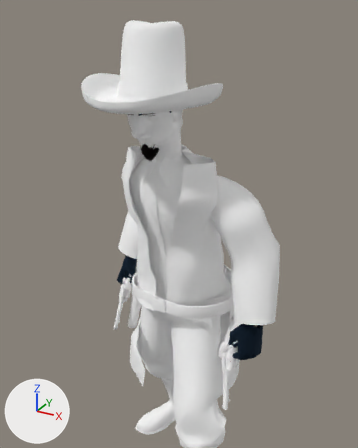
Two versions of the glTF model public/experiments/out-west/3d/native-v2/baked/outlaw-16.pair.glb, one commit apart.
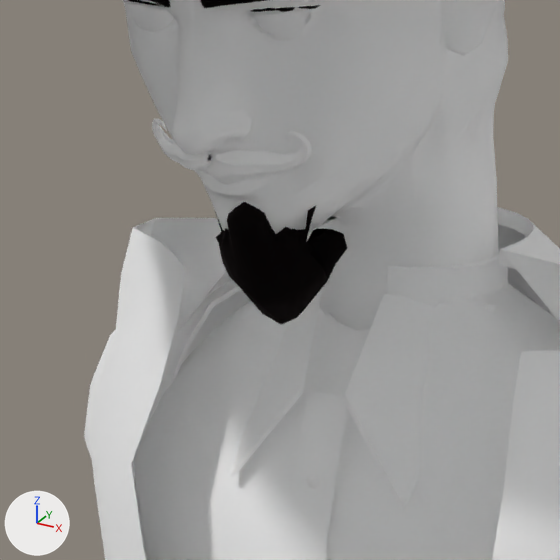
Old and new are each drawn from a camera (50 mm lens) standing at (0.855, -1.488, 2.102) and looking at (0.035, 0.004, 1.357) and again close up on the part from 31% to 53% of the width and 26% to 44% of the height. Lighting does not change. The marker at lower left points along +X, +Y and +Z. The older version's two pictures come first. Where no turn or scale is listed for an object, it has been applied to the vertices. Vertices at exactly the same position are counted once.

In view in the first close-up: 'native.skin-part.86.1', 'native.skin-part.86.2', 'native.skin-part.86.3'.
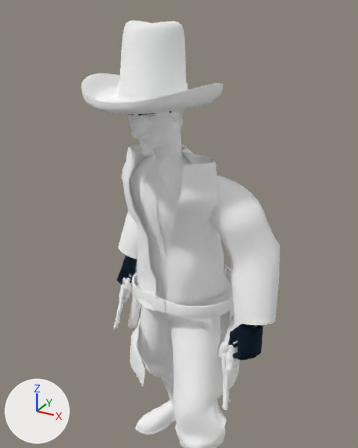
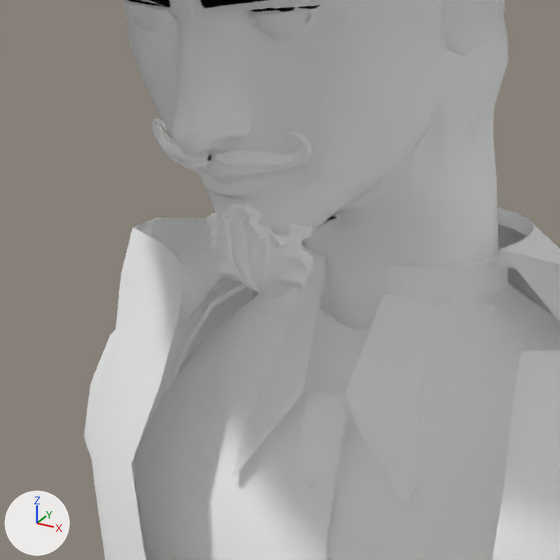
What differs and where, as boxes (x1, y1, x2, y2) in the close-ups (560 x 560 px):
'native.skin-part.86.1', reshaped (214% taller): before (152, 119, 312, 175); after (152, 119, 314, 297)
part 1 of me_skin_part_1, added: after (206, 202, 314, 297)
part 2 of me_skin_part_1, added: after (222, 215, 271, 296)
part 3 of me_skin_part_2, deleted: before (215, 202, 347, 325)

What the commit changed:
me_skin_part_1 is used by ob_native_skin_part_86_1; location (0.0, 0.0, 0.0039).
me_skin_part_1 had 1939 vertices, 3862 faces and spanned x -0.0748..0.0165, y -0.148..-0.1225, z 1.6969..1.7211.
me_skin_part_1 now has 8874 vertices, 17729 faces and spans x -0.0748..0.0165, y -0.148..-0.0968, z 1.6289..1.7211.
me_skin_part_1 part 1: a new loose piece of 6038 vertices spanning x -0.0557..0.0024, y -0.1295..-0.0968, z 1.6289..1.6802, in mat_handlebar_hair.
me_skin_part_1 part 2: a new loose piece of 881 vertices spanning x -0.0396..-0.013, y -0.1304..-0.1116, z 1.6311..1.6746, in mat_handlebar_hair.
Other edits to the shape of me_skin_part_1 do not show in these pictures.
me_skin_part_2 is used by ob_native_skin_part_86_2; location (0.0, 0.0, 0.0039).
me_skin_part_2 had 3726 vertices, 7167 faces and spanned x -0.349..0.398, y -0.169..0.23, z 0.886..1.948.
me_skin_part_2 now has 3636 vertices, 7031 faces and spans x -0.349..0.398, y -0.169..0.23, z 0.886..1.948.
me_skin_part_2 part 3: the loose piece of 90 vertices spanning x -0.053..0.007, y -0.133..-0.07, z 1.614..1.681 is deleted.
